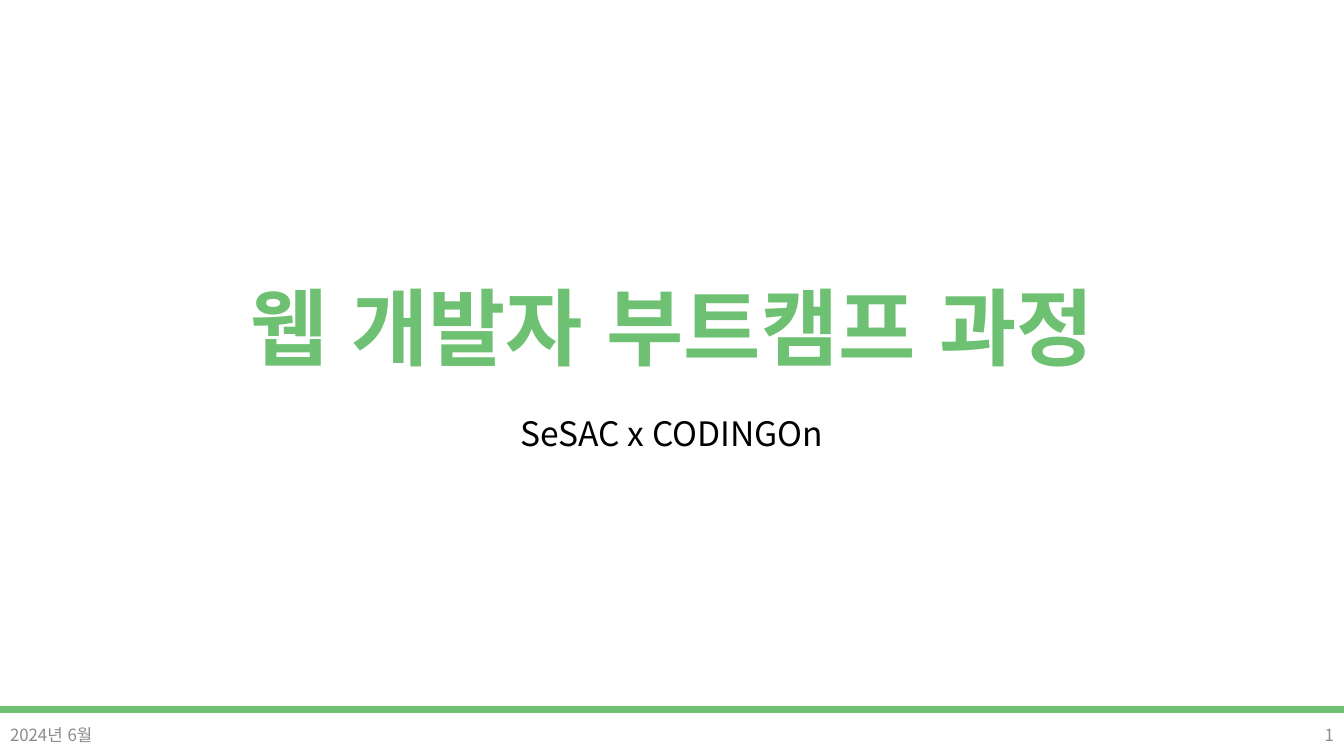
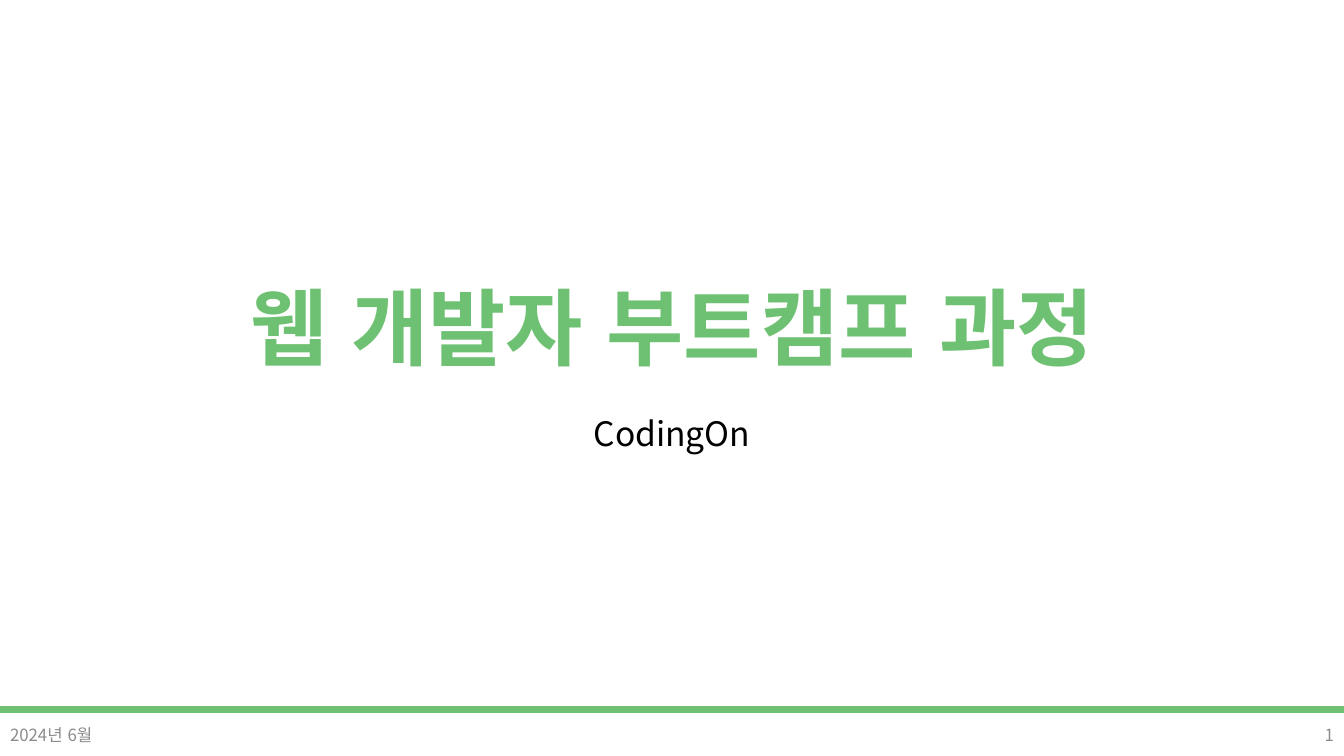
Before and after one commit to DevDamon0527/SeSAC_Yeongdeungpo_Campus_6th, a slide deck: slide 1 of material/[SeSAC_YDP_6] 05_반응형웹.pptx. Drawn at 1344x756 pixels with LibreOffice and Linux fonts; fonts in the diff are those of the drawing; background and template pictures are left out. Boxes give left, top, right and bottom in pixels: in the first picture for what was removed or moved away, otherwise in the second. Text is boxed around its words. In the diff, an @@ line names an element or a change of style, - is before the commit and + after.

```diff
--- a/material/[SeSAC_YDP_6] 05_반응형웹.pptx
+++ b/material/[SeSAC_YDP_6] 05_반응형웹.pptx
@@ subtitle at (594,419,751,455): text changed @@
-SeSAC x CODINGOn
+CodingOn
```
Also in this commit, not shown: 2 other slides changed, 4 other files.
